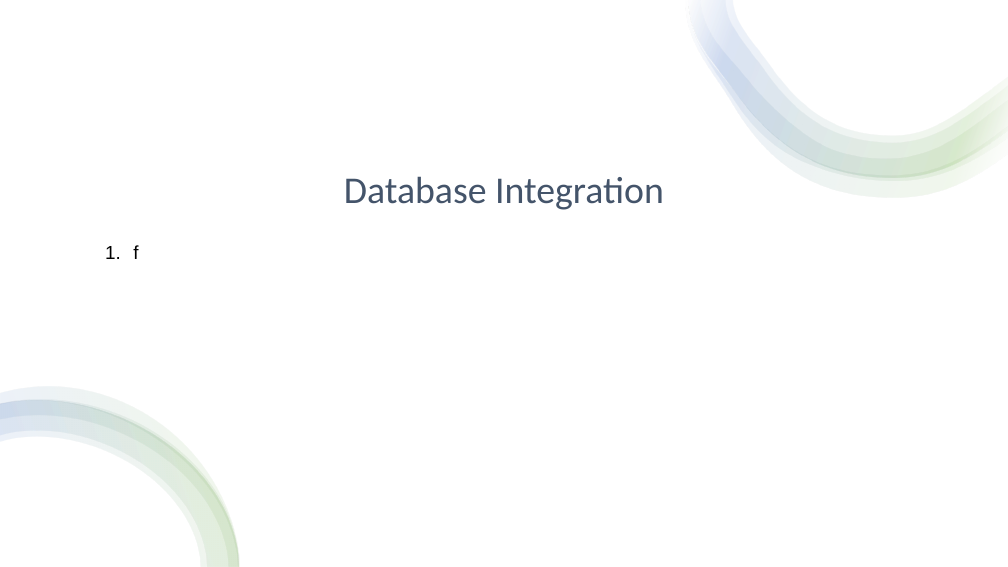
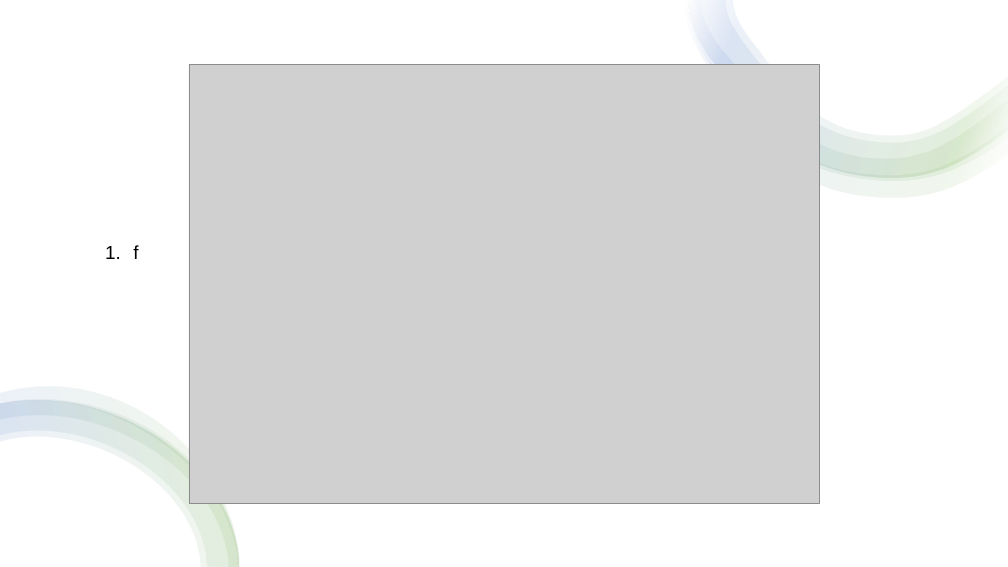
Before and after one commit to thegreatkeej/Estimator_Project, a slide deck: slide 8 of Team14_Presentation.pptx (slide 6 before the commit). Drawn at 1008x567 pixels with LibreOffice and Linux fonts; fonts in the diff are those of the drawing; grey boxes stand for pictures. Boxes give left, top, right and bottom in pixels: in the first picture for what was removed or moved away, otherwise in the second. Text is boxed around its words. In the diff, an @@ line names an element or a change of style, - is before the commit and + after.

```diff
--- a/Team14_Presentation.pptx
+++ b/Team14_Presentation.pptx
@@ picture added at (189,64,819,504) @@
@@ title removed at (344,176,664,210) @@
-Database Integration
```
Also in this commit, not shown: 4 other slides changed, 2 slides added, 5 slides removed.
